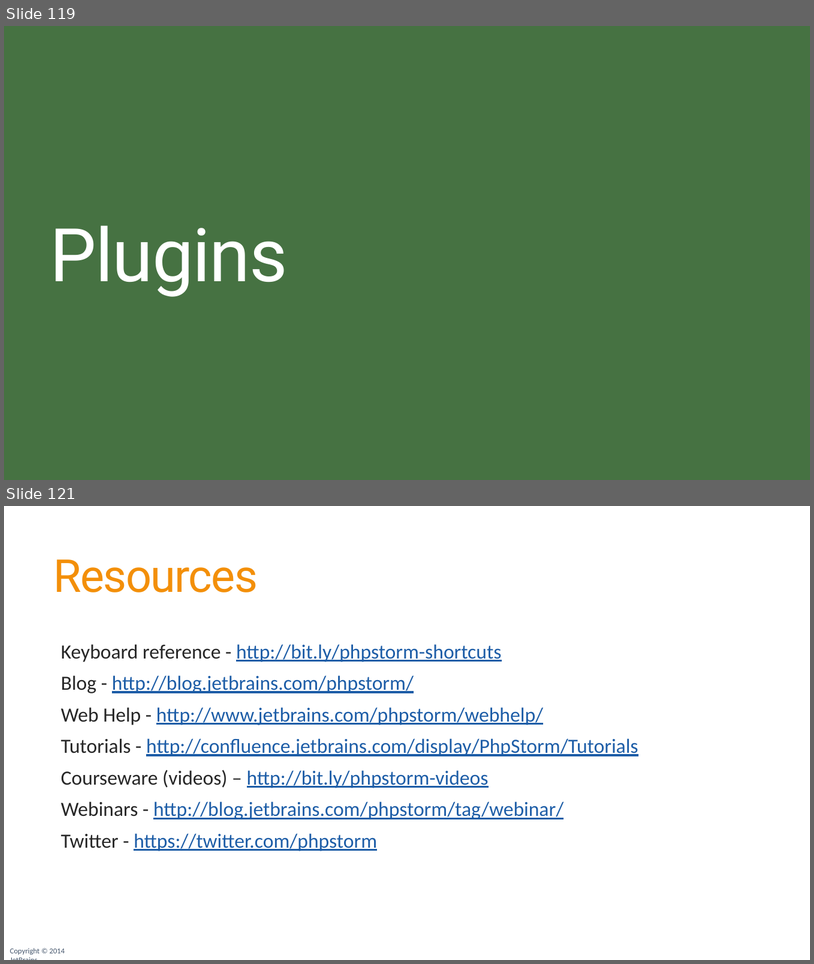
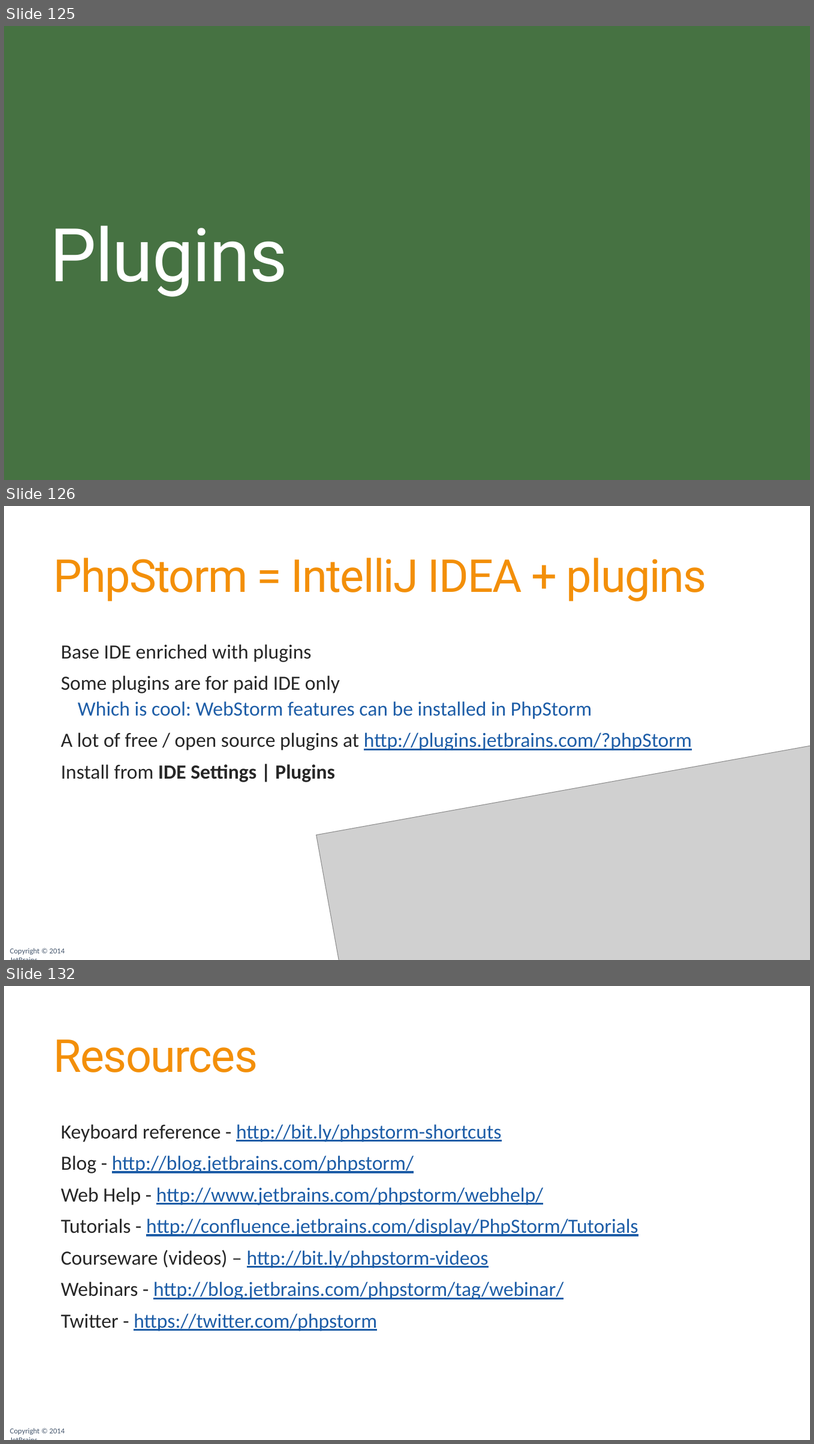
Before and after one commit to JetBrains/phpstorm-workshop, a slide deck: PhpStorm Workshop.pptx. Shown one above the other, each under a label of ours: slides 119 and 121 before the commit, slides 125, 126 and 132 after it; the slides between them are not shown. The pictures are 814x964 and 814x1444 pixels, drawn with LibreOffice and Linux fonts; fonts in the diff are those of the drawing; grey boxes stand for pictures; background and template pictures are left out. Boxes give left, top, right and bottom in pixels: in the first picture for what was removed or moved away, otherwise in the second. Text is boxed around its words. In the diff, an @@ line names an element or a change of style, - is before the commit and + after.

Commit message:
Updated slide deck with Tools and Plugins

```diff
--- a/PhpStorm Workshop.pptx
+++ b/PhpStorm Workshop.pptx
@@ slide 126 added at box(4, 506, 810, 960), background #FFFFFF; not listed: 1 template element that a slide beside it also shows @@
@@ title added at box(54, 558, 707, 601), 54 pt, text #F38F09 @@
+PhpStorm = IntelliJ IDEA + plugins
@@ text added at box(61, 644, 692, 782), 24 pt, text #262626 @@
+  Base IDE enriched with plugins
+  Some plugins are for paid IDE only
+    Which is cool: WebStorm features can be installed in PhpStorm
+  A lot of free / open source plugins at http://plugins.jetbrains.com/?phpStorm
+  Install from IDE Settings | Plugins
@@ picture added at box(317, 744, 810, 960) @@
@@ what was slide 119 is now slide 125 @@
@@ what was slide 121 is now slide 132 @@
```
Also in this commit, not shown: 3 slides changed, 10 other slides added.
